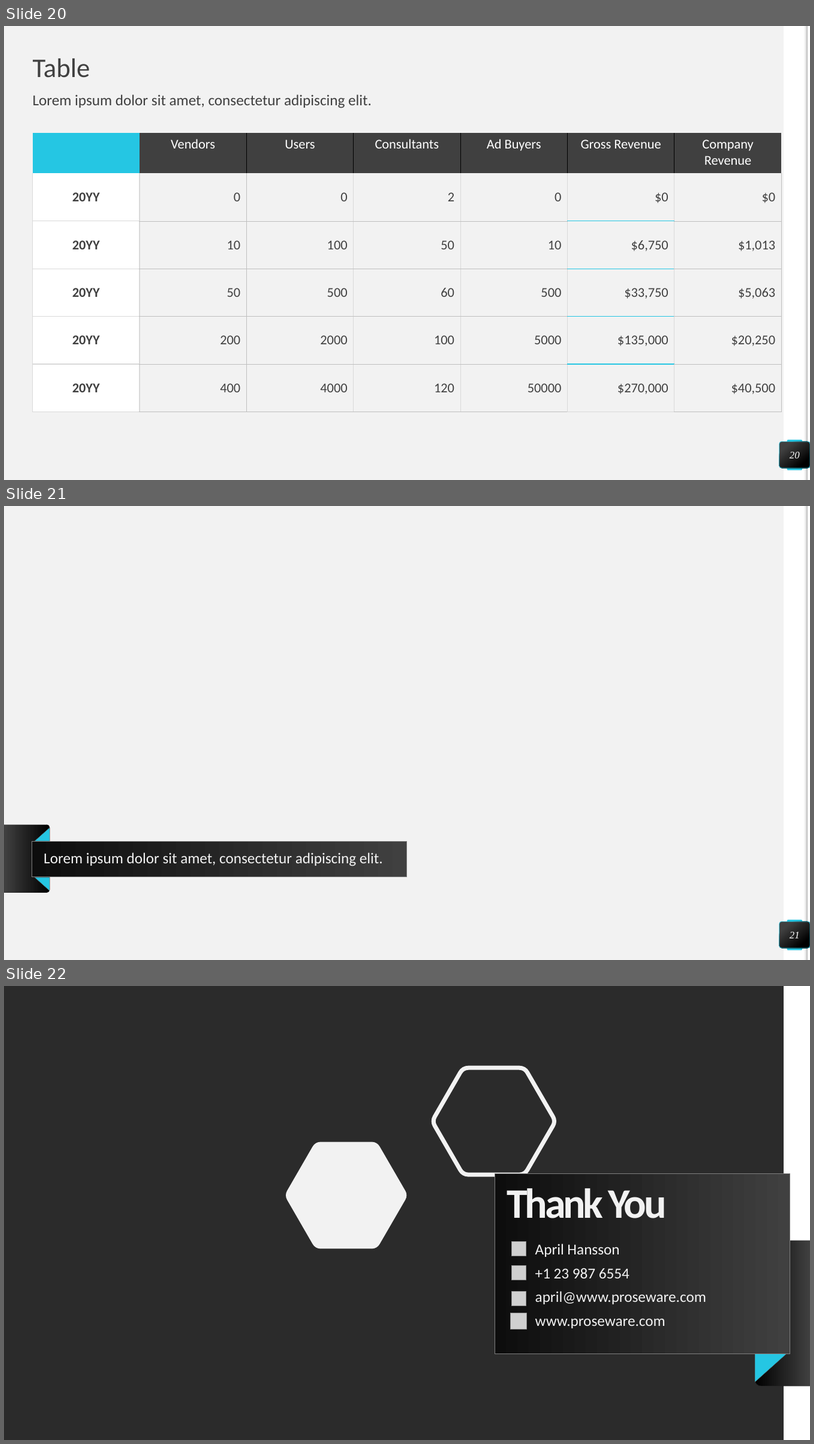
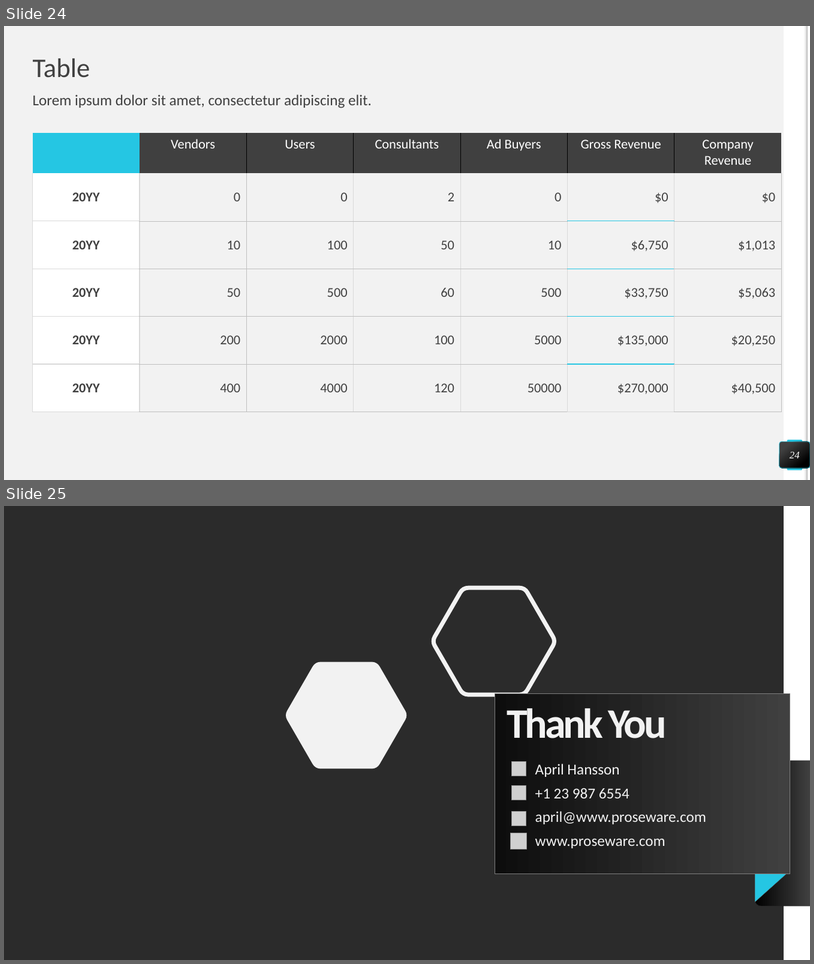
Before and after one commit to accuit/IqHealth, a slide deck: IqHealth/Docs/HealthIQ-3.pptx. Shown one above the other, each under a label of ours: slides 20, 21 and 22 before the commit, slides 24 and 25 after it. The pictures are 814x1444 and 814x964 pixels, drawn with LibreOffice and Linux fonts; fonts in the diff are those of the drawing; grey boxes stand for pictures; background and template pictures are left out; a plain dark background stands for a picture behind light text. Boxes give left, top, right and bottom in pixels: in the first picture for what was removed or moved away, otherwise in the second. Text is boxed around its words. In the diff, an @@ line names an element or a change of style, - is before the commit and + after.

```diff
--- a/IqHealth/Docs/HealthIQ-3.pptx
+++ b/IqHealth/Docs/HealthIQ-3.pptx
@@ slide 21 removed at <box>4,506,810,960</box>, background picture (left out); not listed: 4 template elements that a slide beside it also shows @@
@@ freeform shape removed at <box>4,824,50,892</box> @@
@@ triangle removed at <box>35,828,50,841</box> @@
@@ title removed at <box>32,841,408,877</box> @@
-Lorem ipsum dolor sit amet, consectetur adipiscing elit.
@@ triangle removed at <box>35,877,50,891</box> @@
@@ page number removed at <box>780,921,810,948</box> @@
-21
@@ what was slide 20 is now slide 24 @@
@@ page number at <box>790,451,800,458</box>: text changed @@
-20
+24
@@ what was slide 22 is now slide 25 @@
```
Also in this commit, not shown: 1 slide changed, 4 slides added.
